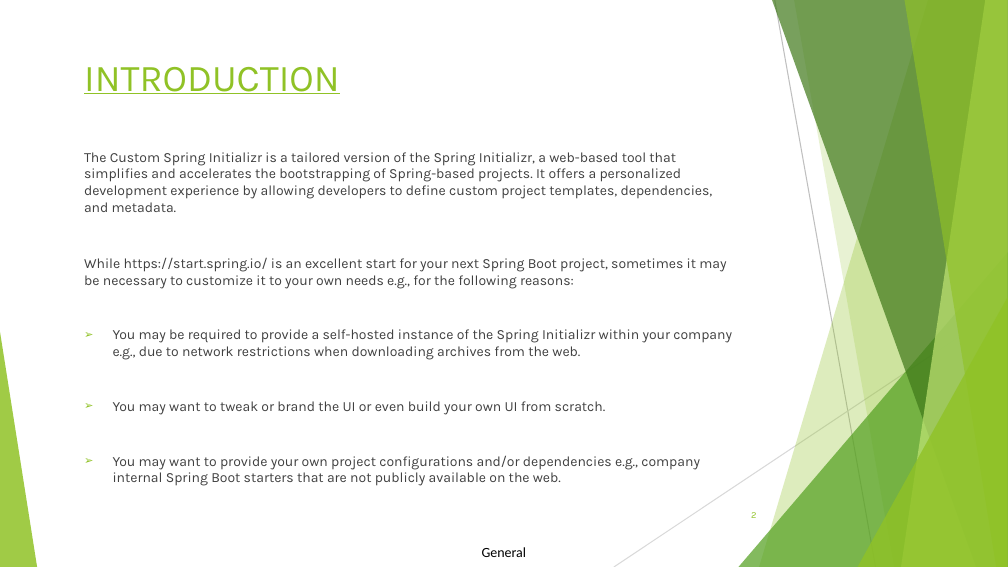
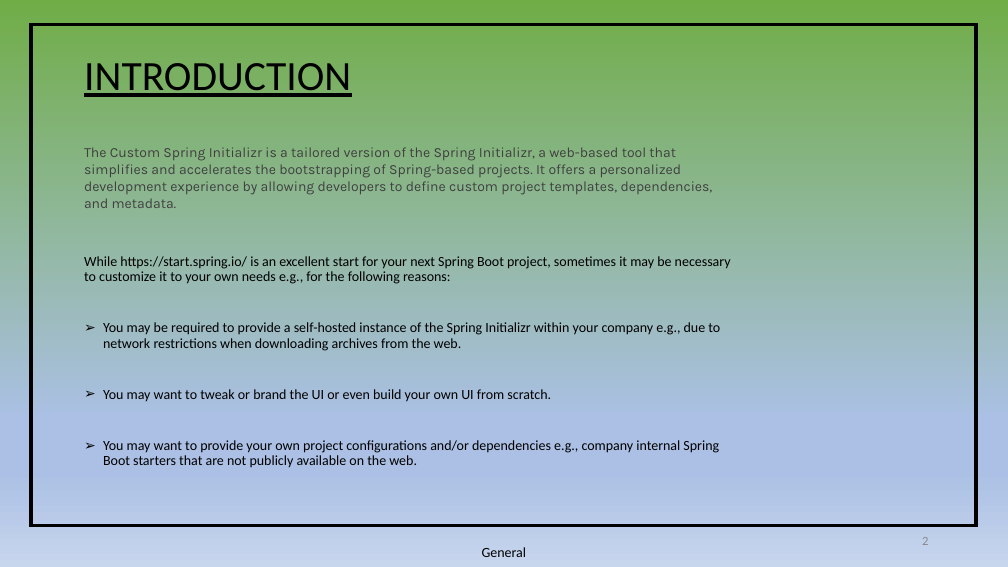
Before and after one commit to Tunir10Chaudhuri/Case_Study_Group_4, a slide deck: slide 2 of CaseStudy-04.pptx. Drawn at 1008x567 pixels with LibreOffice and Linux fonts; fonts in the diff are those of the drawing. Boxes give left, top, right and bottom in pixels: in the first picture for what was removed or moved away, otherwise in the second. Text is boxed around its words. In the diff, an @@ line names an element or a change of style, - is before the commit and + after.

```diff
--- a/CaseStudy-04.pptx
+++ b/CaseStudy-04.pptx
@@ background #FFFFFF to gradient #70AD47 to #ABC0E4 to #C7D5ED @@
@@ table added at [31, 24, 976, 525], 1 rows, 1 columns @@
+
@@ title "INTRODUCTION" at [84, 63, 351, 97]: size 27 to 29.7 pt, font Karla to Calibri, text colour #90C226 to #000000; line spacing 1 to 0.9; vertical alignment top to middle @@
@@ text "The Custom Spring Initializr is ...": place and size @@
-text "The Custom Spring Initializr is ..." at [84, 152, 713, 212]
+text "The Custom Spring Initializr is ..." at [84, 147, 713, 208]
@@ text "While https://start.spring.io/ is an excellent ..." at [84, 256, 731, 467]: font Karla to Calibri, text colour #404040 to #000000; line spacing 1 to 0.9; indent changed @@
@@ group removed at [0, 0, 1008, 567]: 5 freeform shapes, 3 triangles, 2 lines @@
@@ page number: place and size @@
-page number at [751, 512, 756, 518]
+page number at [922, 537, 928, 545]
@@ page number at [922, 537, 928, 545]: size 6.8 to 9 pt, font Karla to Calibri, text colour #90C226 to #8C8C8C @@
```
Also in this commit, not shown: 10 other slides changed.
